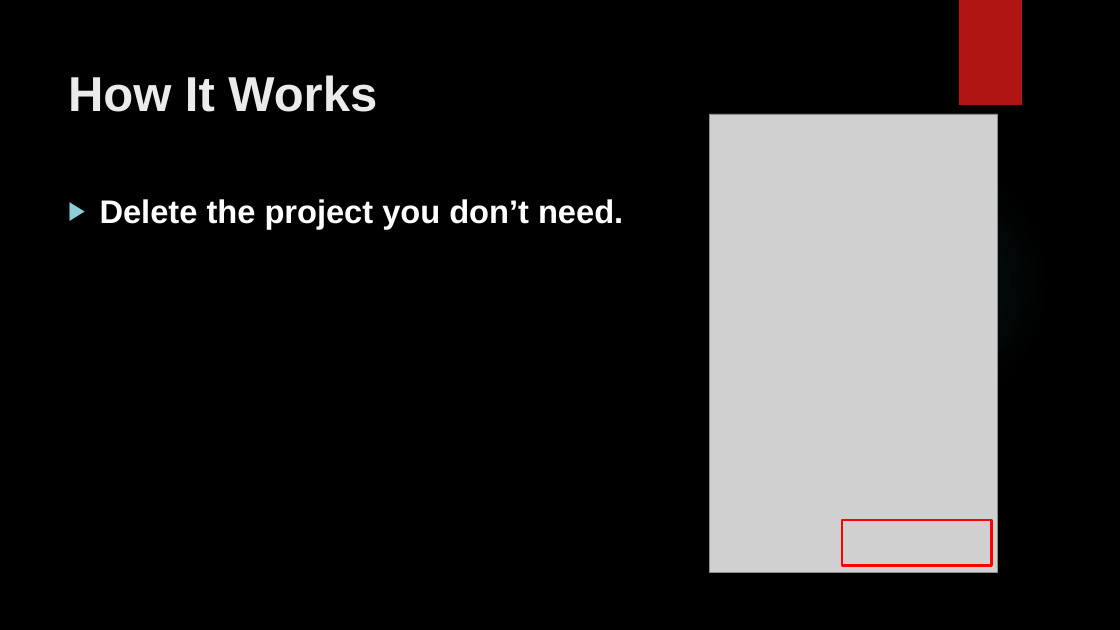
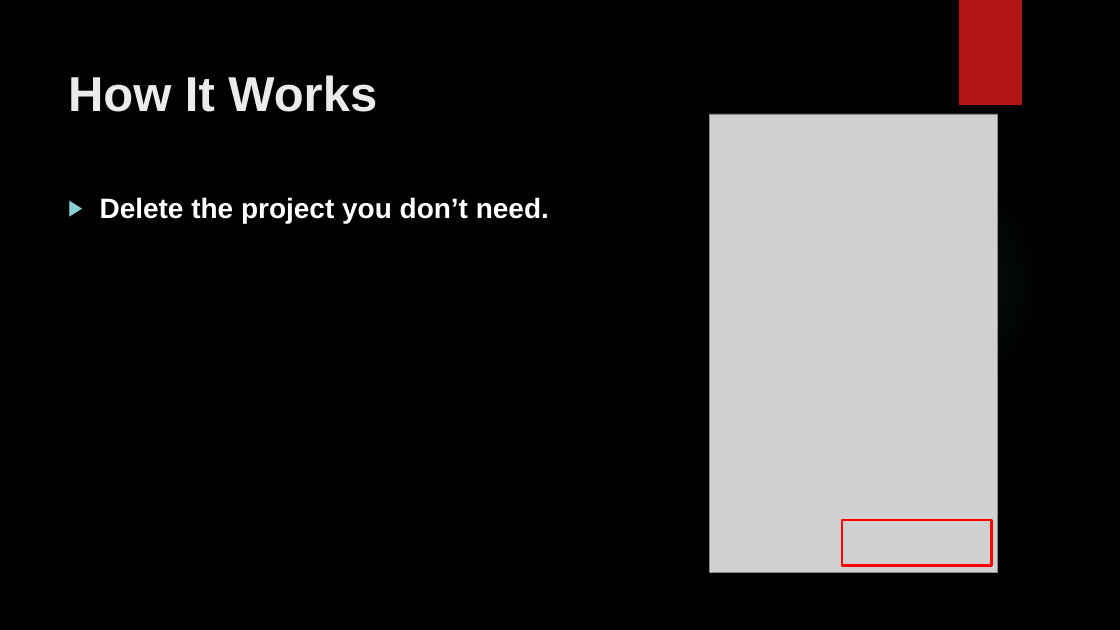
Before and after one commit to simonangel-fong/AWS_DjangoECDeployer, a slide deck: slide 12 of doc/ec-deploy.pptx. Drawn at 1120x630 pixels with LibreOffice and Linux fonts; fonts in the diff are those of the drawing; grey boxes stand for pictures; background and template pictures are left out. Boxes give left, top, right and bottom in pixels: in the first picture for what was removed or moved away, otherwise in the second. Text is boxed around its words. In the diff, an @@ line names an element or a change of style, - is before the commit and + after.

```diff
--- a/doc/ec-deploy.pptx
+++ b/doc/ec-deploy.pptx
@@ text "Delete the project you don’t ..." at bbox=[100, 197, 549, 224]: size 28 to 24 pt @@
```
Also in this commit, not shown: 8 other slides changed, 12 other files.
